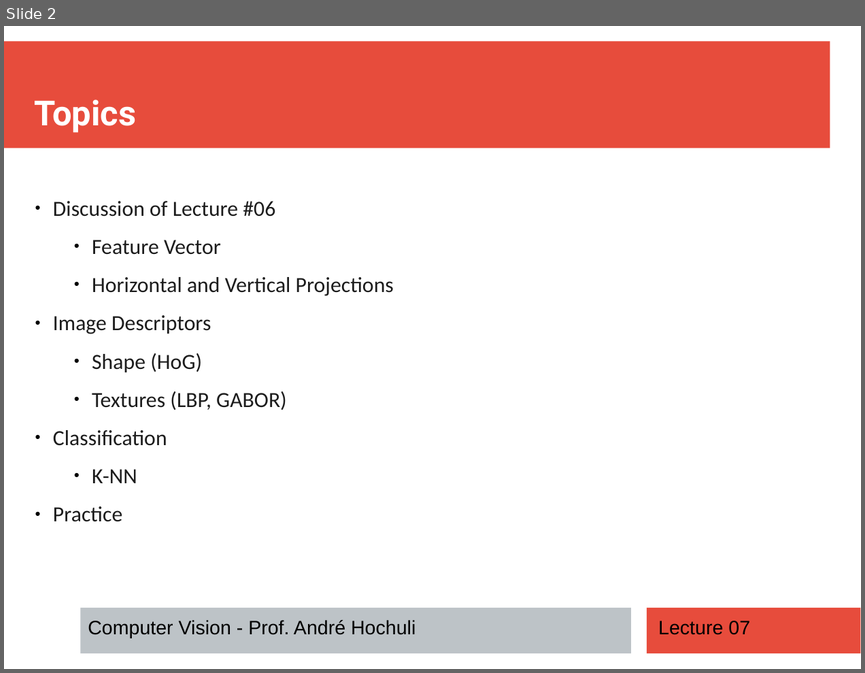
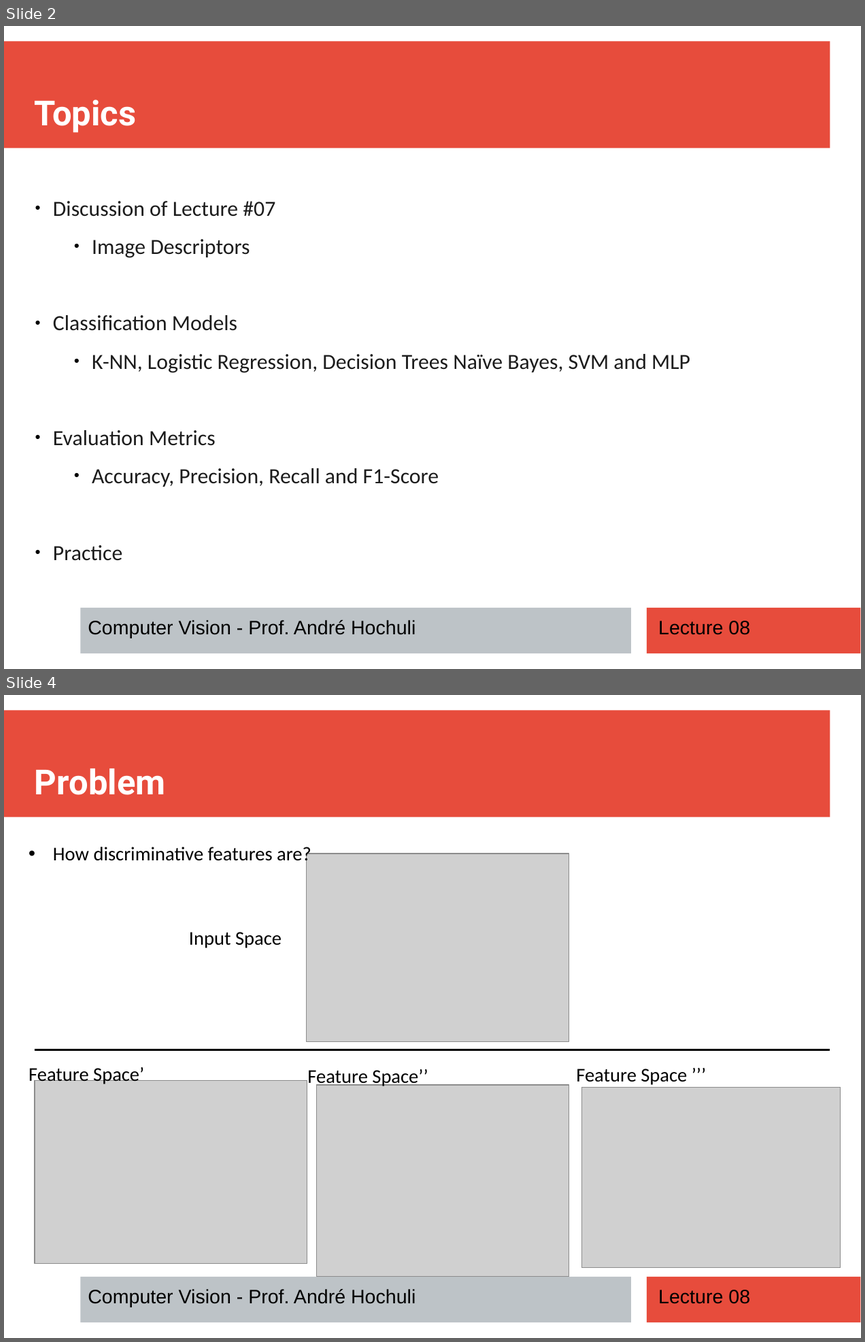
Before and after one commit to andrehochuli/teaching, a slide deck: ComputerVision/Lecture 08 - Classification/Lecture 08 - Classification.pptx. Shown one above the other, each under a label of ours: slide 2 before the commit, slides 2 and 4 after it; the slides between them are not shown. The pictures are 865x673 and 865x1342 pixels, drawn with LibreOffice and Linux fonts; fonts in the diff are those of the drawing; grey boxes stand for pictures. Boxes give left, top, right and bottom in pixels: in the first picture for what was removed or moved away, otherwise in the second. Text is boxed around its words. In the diff, an @@ line names an element or a change of style, - is before the commit and + after.

```diff
--- a/ComputerVision/Lecture 08 - Classification/Lecture 08 - Classification.pptx
+++ b/ComputerVision/Lecture 08 - Classification/Lecture 08 - Classification.pptx
@@ slide 4 added at [4,695,861,1338], background #FFFFFF; not listed: 3 template elements that a slide beside it also shows @@
@@ text added at [35,768,166,795], 32 pt, text #FFFFFF, bold @@
+Problem
@@ text added at [53,847,311,866], 18 pt, text #000000 @@
+• How discriminative features are?
@@ picture added at [307,853,569,1042] @@
@@ text added at [189,932,281,948], 18 pt, text #000000 @@
+Input Space
@@ line added from (35, 1049) to (830, 1049), #000000 2.25 pt @@
@@ text added at [28,1067,144,1085], 18 pt, text #000000 @@
+Feature Space’
@@ picture added at [35,1081,307,1264] @@
@@ text added at [307,1069,428,1087], 18 pt, text #000000 @@
+Feature Space’’
@@ text added at [576,1068,687,1085], 18 pt, text #000000 @@
+Feature Space ’’’
@@ picture added at [317,1085,569,1276] @@
@@ picture added at [582,1087,840,1268] @@
@@ text added at [88,1289,415,1307], 18 pt, text #000000 @@
+Computer Vision - Prof. André Hochuli
@@ text added at [658,1289,750,1304], 18 pt, text #000000 @@
+Lecture 08
@@ slide 2 changed as well @@
@@ text "Discussion of Lecture #07" at [53,201,690,560]: list level 1 to 2 in "Image Descriptors" @@
@@ text at [53,201,275,216]: text changed @@
-● Discussion of Lecture #06
-  ● Feature Vector
-  ● Horizontal and Vertical Projections
+● Discussion of Lecture #07
@@ text at [53,315,690,486]: text changed @@
-  ● Shape (HoG)
-  ● Textures (LBP, GABOR)
-● Classification
-  ● K-NN
+● Classification Models
+  ● K-NN, Logistic Regression, Decision Trees Naïve Bayes, SVM and MLP
+● Evaluation Metrics
+  ● Accuracy, Precision, Recall and F1-Score
@@ text at [658,620,750,635]: text changed @@
-Lecture 07
+Lecture 08
```
Also in this commit, not shown: 3 other slides changed, 18 other slides added, 5 slides removed.
